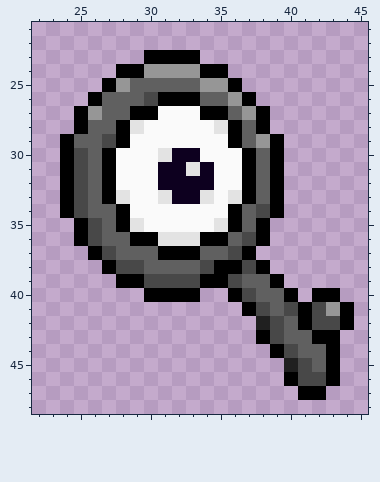
A pixel-art sprite gets an edit: sprites/turn_Q_strip1.png. Above, as it was before the edit.
The file is 64x64 pixels. Shown: x 22..45, y 21..48.
New version:
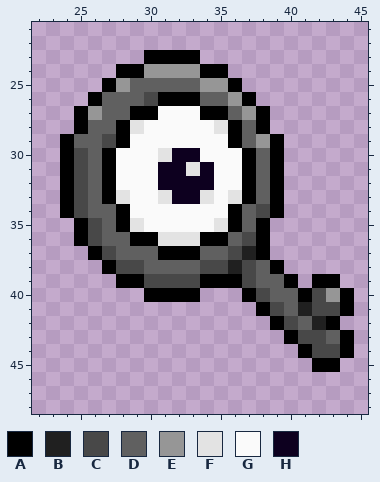
Palette (. is transparent): A #000000  B #202020  C #484848  D #606060  E #969696  F #e3e3e3  G #fafafa  H #0d001f
Diff:
y 37: x 37..38 A. -> BA
y 38: x 35..36 AA -> CB; x 38..39 A. -> DA
y 39: x 36..37 CD -> AC; x 39..40 A. -> DA; x 42..43 .. -> AA
y 40: x 36..38 ACD -> .AC; x 40..44 A.AA. -> DACEA
y 41: x 37..41 ACDCA -> .ACDB; x 43 E -> C
y 42: x 38..44 BCDACCA -> .ACDBA.
y 43: x 38..44 ACDDAA. -> ..ACCDA
y 44: x 39..44 ACDDA. -> ..ACCA
y 45: x 40..42 BCD -> ..A
y 46: x 40..43 ACCA -> ....
y 47: x 41..42 AA -> ..
Boxes around the changes in both pictures, in picture pixels (x1, y1, x2, y2):
changed: (214, 246, 354, 400)
